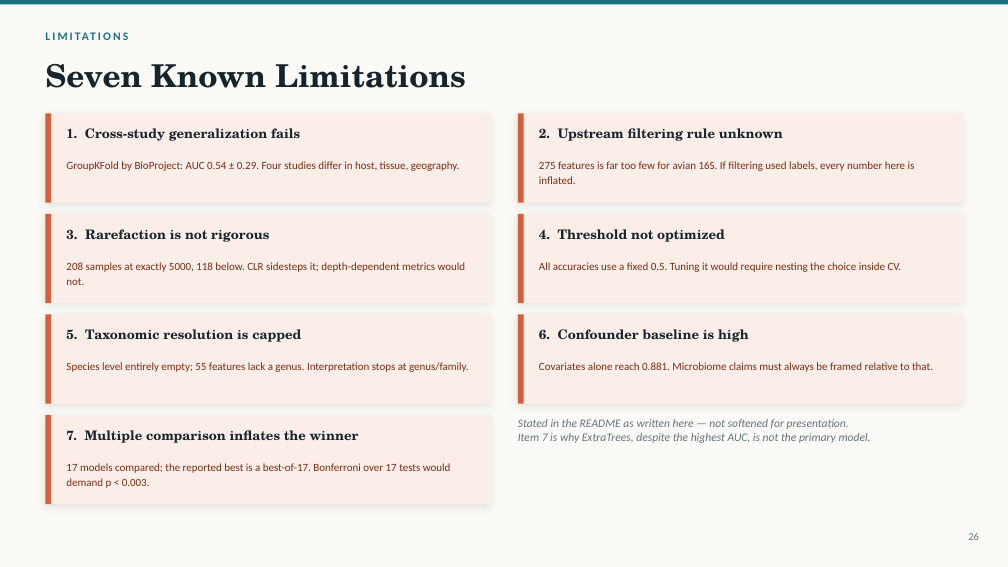
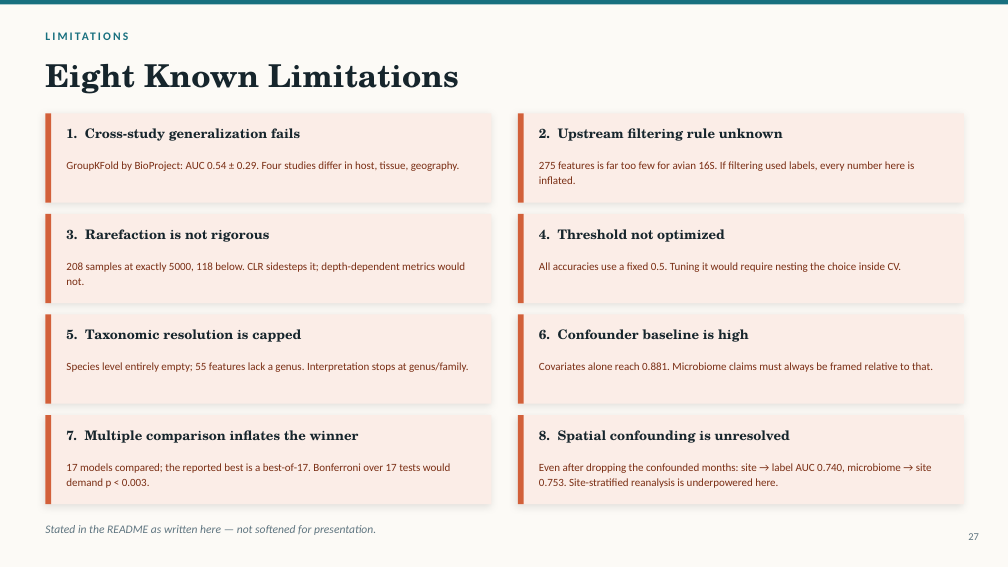
Before and after one commit to pengsihua2023/Christina-machine-learning-project, a slide deck: slide 27 of slides/Influenza_Microbiome_ML_Overview.pptx (slide 26 before the commit). Drawn at 1008x567 pixels with LibreOffice and Linux fonts; fonts in the diff are those of the drawing. Boxes give left, top, right and bottom in pixels: in the first picture for what was removed or moved away, otherwise in the second. Text is boxed around its words. In the diff, an @@ line names an element or a change of style, - is before the commit and + after.

```diff
--- a/slides/Influenza_Microbiome_ML_Overview.pptx
+++ b/slides/Influenza_Microbiome_ML_Overview.pptx
@@ text at box(45, 64, 459, 94): text changed @@
-Seven Known Limitations
+Eight Known Limitations
@@ text in rectangle at box(518, 419, 871, 443): text removed @@
-Stated in the README as written here — not softened for presentation.
-Item 7 is why ExtraTrees, despite the highest AUC, is not the primary model.
@@ rectangle: place and size @@
-rectangle at box(518, 419, 871, 443)
+rectangle at box(518, 415, 964, 504)
@@ rectangle at box(518, 415, 964, 504): fill none to #FBEDE7; shadow on @@
@@ rectangle added at box(518, 415, 523, 504), fill #D2603A @@
@@ text added at box(539, 430, 790, 443), 12.5 pt, text #16252C, bold @@
+8. Spatial confounding is unresolved
@@ text added at box(539, 463, 932, 488), 10.5 pt, text #7A2E14 @@
+Even after dropping the confounded months: site → label AUC 0.740, microbiome → site 0.753. Site-stratified reanalysis is underpowered here.
@@ text added at box(45, 525, 376, 535), 11 pt, text #5F7580, italic @@
+Stated in the README as written here — not softened for presentation.
@@ text at box(968, 533, 979, 540): text changed @@
-26
+27
```
Also in this commit, not shown: 6 other slides changed, 1 slide added, 11 other files.
